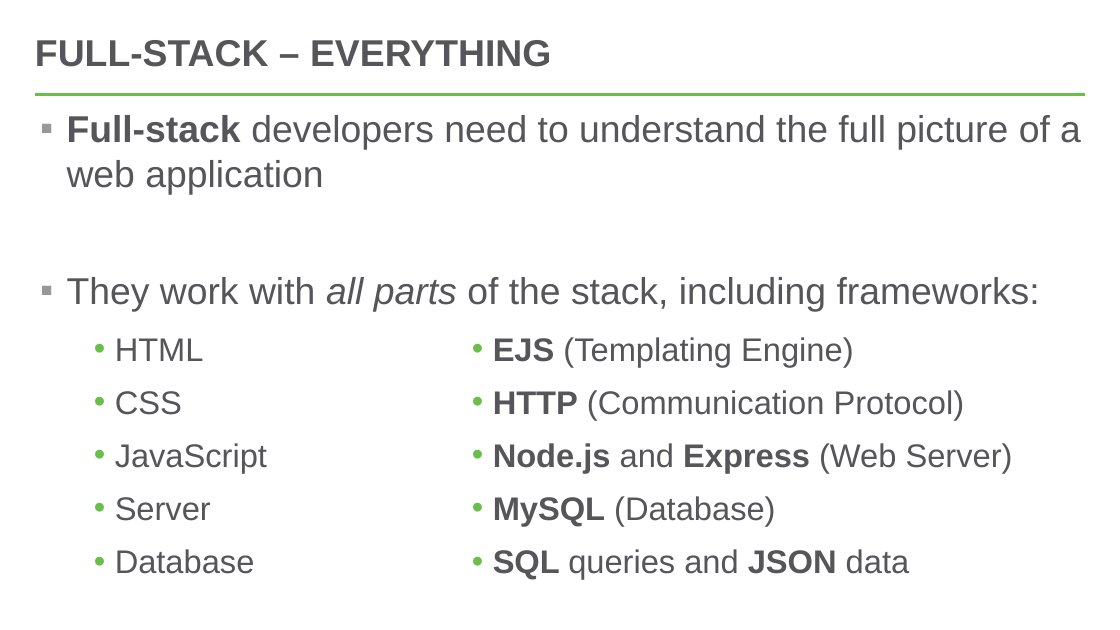
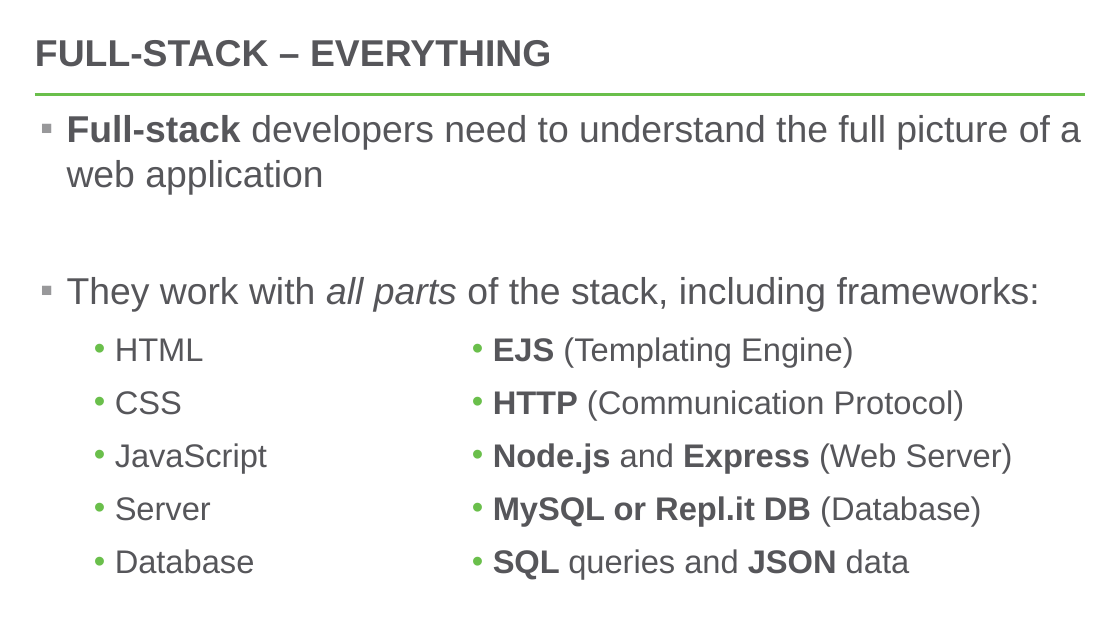
Before and after one commit to hytechclub/web-201, a slide deck: slide 13 of FullStackOverview/FullStackOverview.pptx. Drawn at 1120x630 pixels with LibreOffice and Linux fonts; fonts in the diff are those of the drawing. Boxes give left, top, right and bottom in pixels: in the first picture for what was removed or moved away, otherwise in the second. Text is boxed around its words. In the diff, an @@ line names an element or a change of style, - is before the commit and + after.

```diff
--- a/FullStackOverview/FullStackOverview.pptx
+++ b/FullStackOverview/FullStackOverview.pptx
@@ text at <box>493,496,981,526</box>: text changed; bold on @@
-  • MySQL (Database)
+  • MySQL or Repl.it DB (Database)
```
Also in this commit, not shown: 2 other slides changed, 2 other files.
